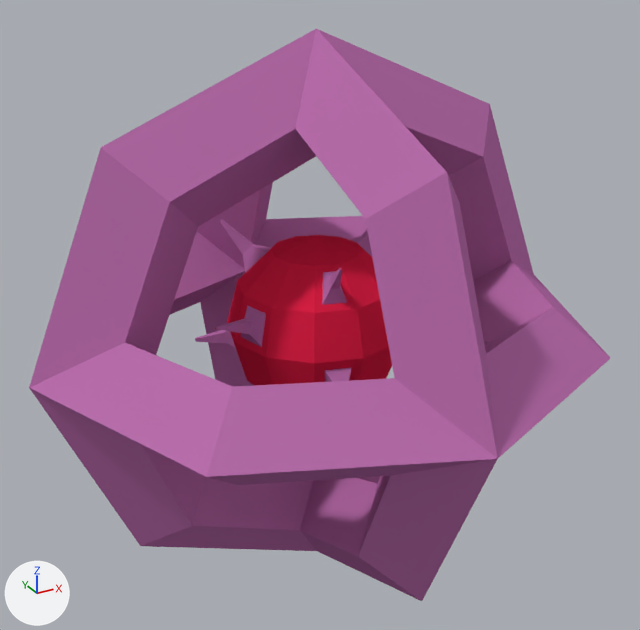
The Blender file CoreReactor.blend: old version first, new version second.
One viewpoint serves both versions: a 50 mm camera at (-9.98, -18.32, 9.37) aimed at (0.11, 0.03, 0.19). Arrows for +X, +Y and +Z are at lower left; the lights stay in place.
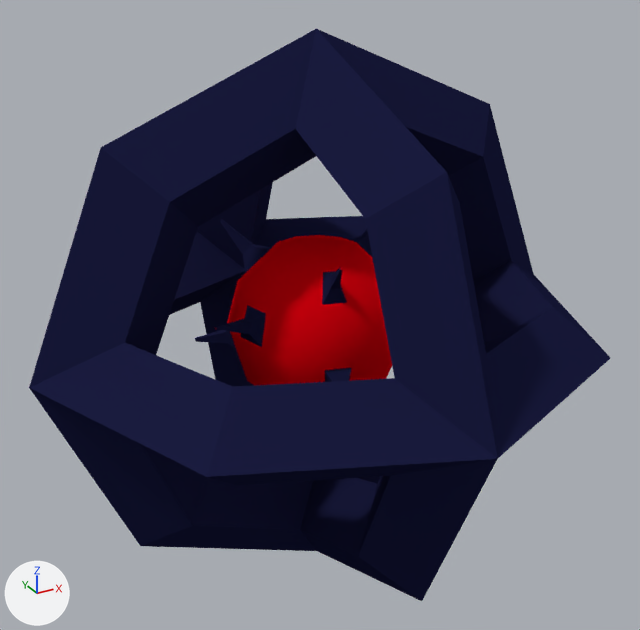
The edits, one by one:
Material 'Material.001' (mat_material_001) is new.
Its base color is (0.8, 0.0, 0.00533) (red #e70010).
Material 'Material.003' (mat_material_003) is new.
Its base color is (0.0109, 0.0121, 0.0514) (dark blue #1b1d40).
me_cube has 302 vertices, 312 faces and spans x -7.25..7.25, y -7.25..7.25, z -7.25..7.25.
me_cube is used by ob_cube; location (0.0, 0.0, 0.0).
me_cube part 1: all 192 faces that had it switch from mat_material (pink #b96fac) to mat_material_003 (dark blue #1b1d40).
me_cube part 2: all 120 faces that had it switch from mat_material_002 (red #e72449) to mat_material_001 (red #e70010).

Changed parts and their boxes [x1, y1, x2, y2] in the pictures (640 x 630 px):
part 1 of me_cube, recoloured (pink to blue): [29, 29, 610, 601] in both
part 2 of me_cube, recoloured: [215, 235, 392, 386] in both
